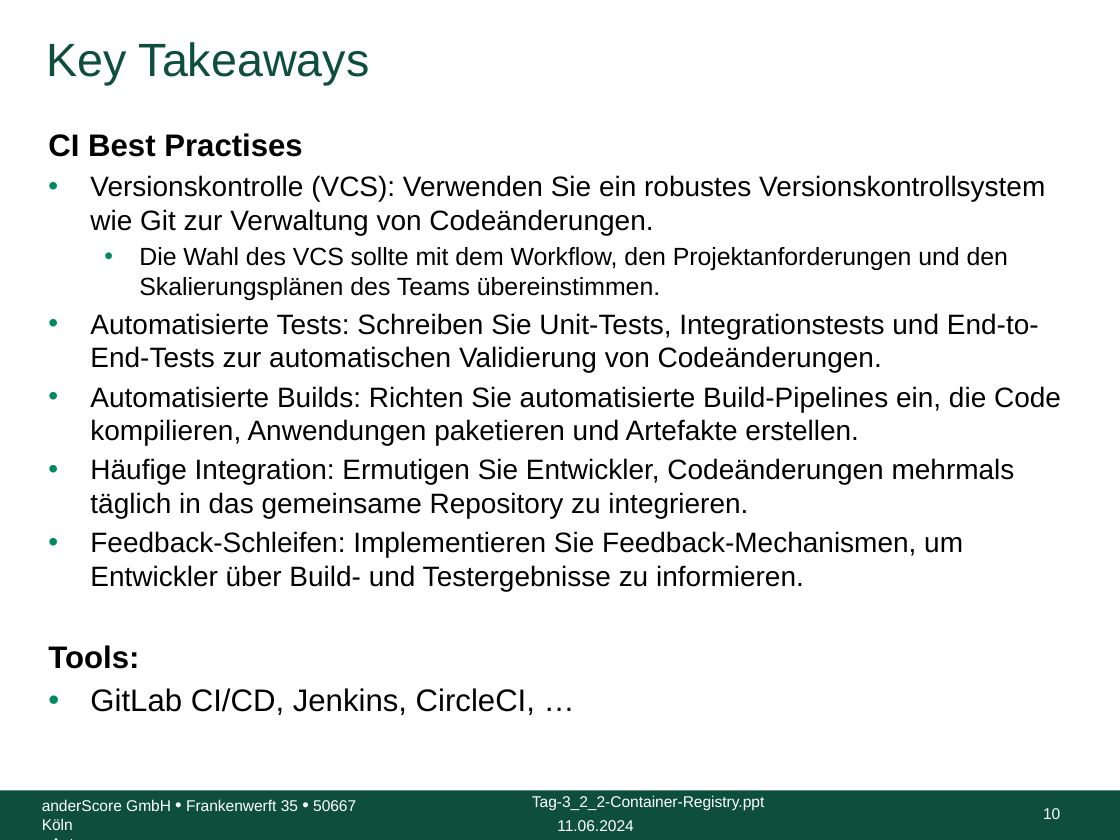
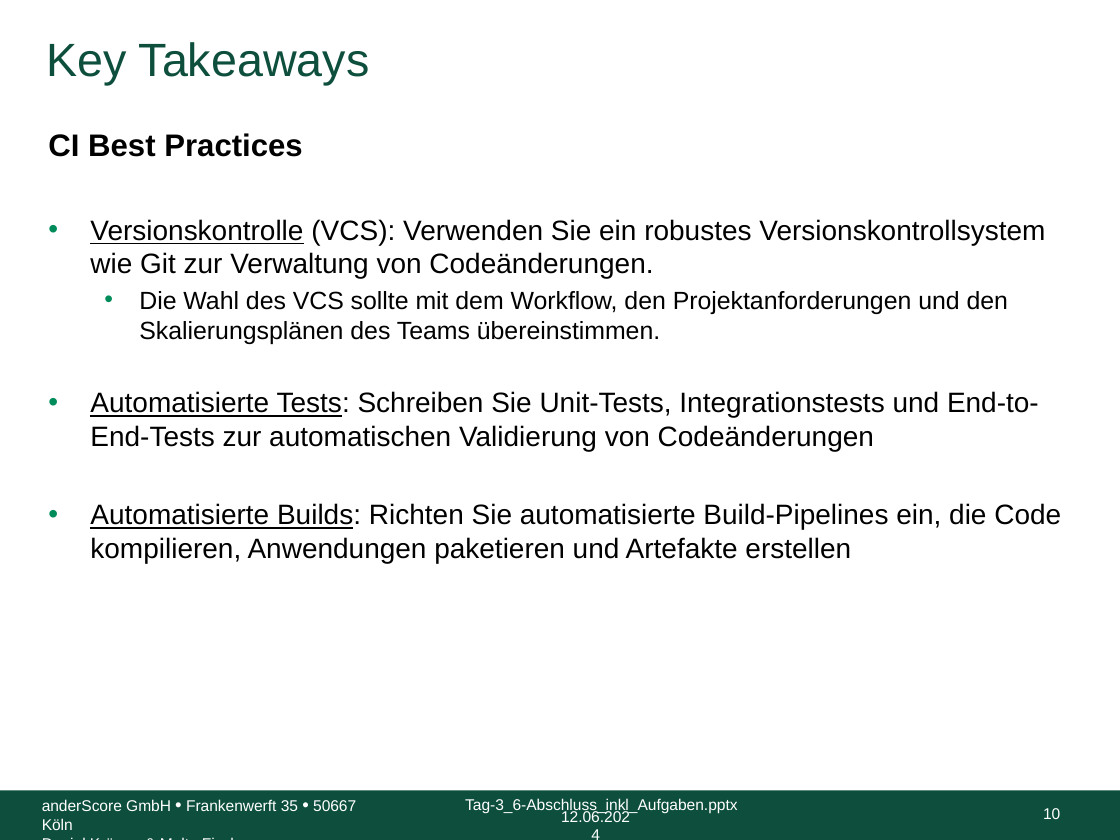
Before and after one commit to anderscore-gmbh/gitlab, a slide deck: slide 10 of slides/Tag-3_6-Abschluss_inkl_Aufgaben.pptx. Drawn at 1120x840 pixels with LibreOffice and Linux fonts; fonts in the diff are those of the drawing; background and template pictures are left out. Boxes give left, top, right and bottom in pixels: in the first picture for what was removed or moved away, otherwise in the second. Text is boxed around its words. In the diff, an @@ line names an element or a change of style, - is before the commit and + after.

```diff
--- a/slides/Tag-3_6-Abschluss_inkl_Aufgaben.pptx
+++ b/slides/Tag-3_6-Abschluss_inkl_Aufgaben.pptx
@@ text at (48,133,302,157): text changed @@
-CI Best Practises
+CI Best Practices
@@ text at (90,219,1045,279): underline on in "Versionskontrolle" @@
@@ text at (90,391,1061,563): text changed @@
-• Automatisierte Tests: Schreiben Sie Unit-Tests, Integrationstests und End-to-End-Tests zur automatischen Validierung von Codeänderungen.
-• Automatisierte Builds: Richten Sie automatisierte Build-Pipelines ein, die Code kompilieren, Anwendungen paketieren und Artefakte erstellen.
-• Häufige Integration: Ermutigen Sie Entwickler, Codeänderungen mehrmals täglich in das gemeinsame Repository zu integrieren.
-• Feedback-Schleifen: Implementieren Sie Feedback-Mechanismen, um Entwickler über Build- und Testergebnisse zu informieren.
-Tools:
-• GitLab CI/CD, Jenkins, CircleCI, …
+• Automatisierte Tests: Schreiben Sie Unit-Tests, Integrationstests und End-to-End-Tests zur automatischen Validierung von Codeänderungen
+• Automatisierte Builds: Richten Sie automatisierte Build-Pipelines ein, die Code kompilieren, Anwendungen paketieren und Artefakte erstellen
@@ text at (42,799,356,830): text changed @@
-<Autor>
+Daniel Krämer & Malte Fischer
@@ text at (465,798,737,813): text changed @@
-Tag-3_2_2-Container-Registry.ppt
+Tag-3_6-Abschluss_inkl_Aufgaben.pptx
@@ text at (561,809,630,822): text changed @@
-11.06.2024
+12.06.2024
```
Also in this commit, not shown: 17 other slides changed, 2 slides added, 1 slide removed, 2 other files.
